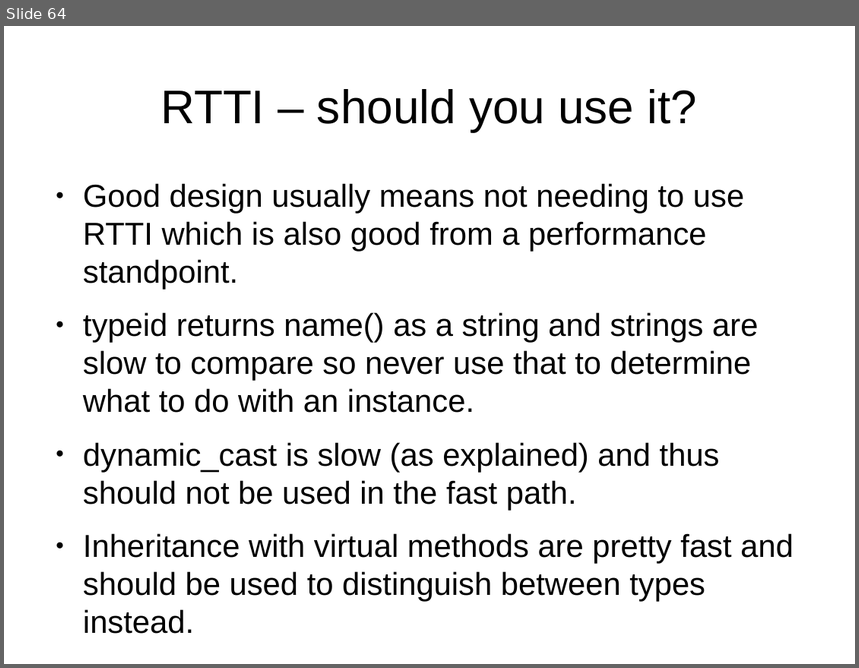
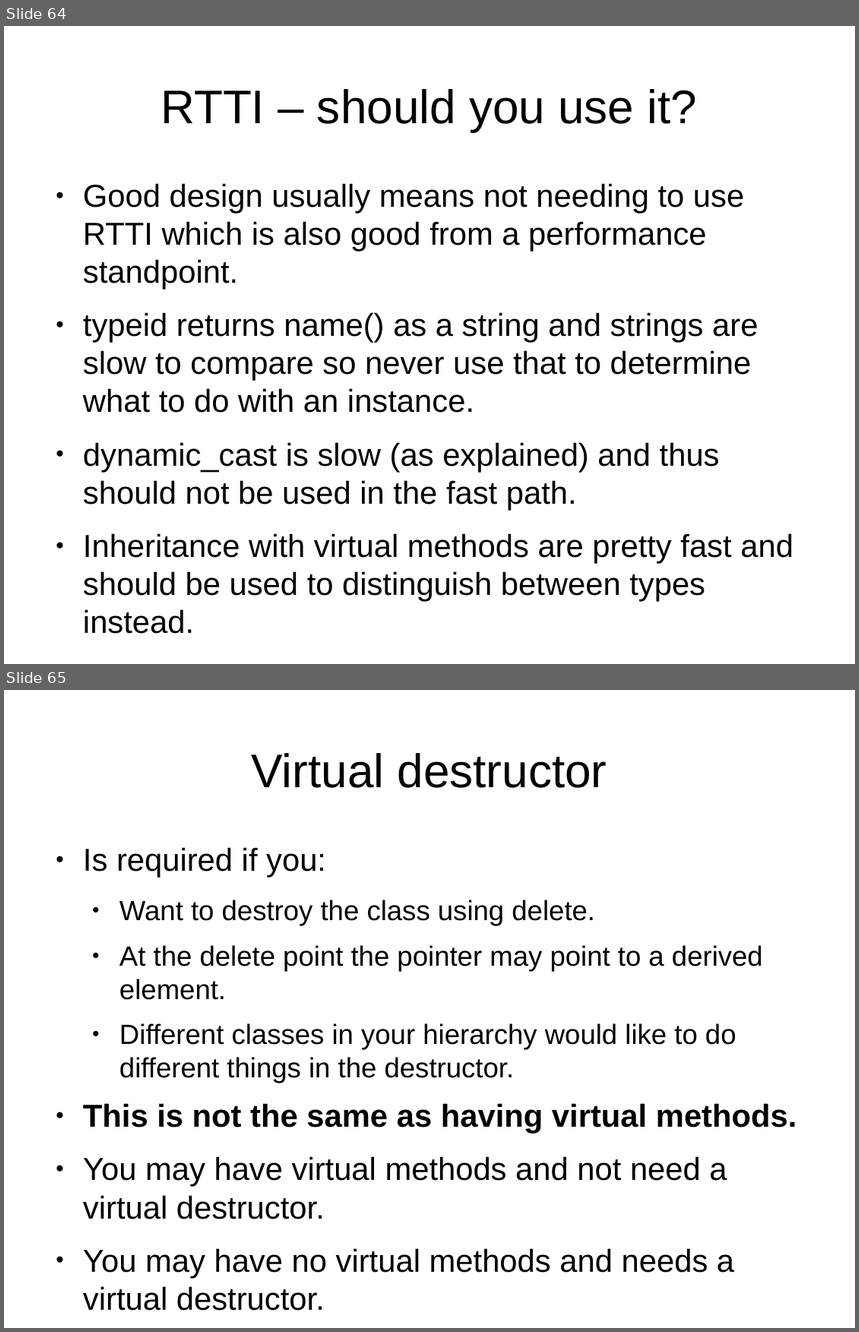
Before and after one commit to veltzer/demos-linux, a slide deck: multi_core/effective_cplusplus.odp. Shown one above the other, each under a label of ours: slide 64 before the commit, slides 64 and 65 after it. The pictures are 859x668 and 859x1332 pixels, drawn with LibreOffice and Linux fonts; fonts in the diff are those of the drawing. Boxes give left, top, right and bottom in pixels: in the first picture for what was removed or moved away, otherwise in the second. Text is boxed around its words. In the diff, an @@ line names an element or a change of style, - is before the commit and + after.

```diff
--- a/multi_core/effective_cplusplus.odp
+++ b/multi_core/effective_cplusplus.odp
@@ slide 65 added at (x1=4, y1=690, x2=855, y2=1328), background #FFFFFF @@
@@ title added at (x1=252, y1=753, x2=607, y2=788), 44 pt, text #000000 @@
+Virtual destructor
@@ text added at (x1=83, y1=847, x2=797, y2=1273), 29.6 pt, text #000000 @@
+● Is required if you:
+  ● Want to destroy the class using delete.
+  ● At the delete point the pointer may point to a derived element.
+  ● Different classes in your hierarchy would like to do different things in the destructor.
+● This is not the same as having virtual methods.
+● You may have virtual methods and not need a virtual destructor.
+● You may have no virtual methods and needs a virtual destructor.
+● You may have virtual methods and
```
Also in this commit, not shown: 12 other slides added, 1 other file.
